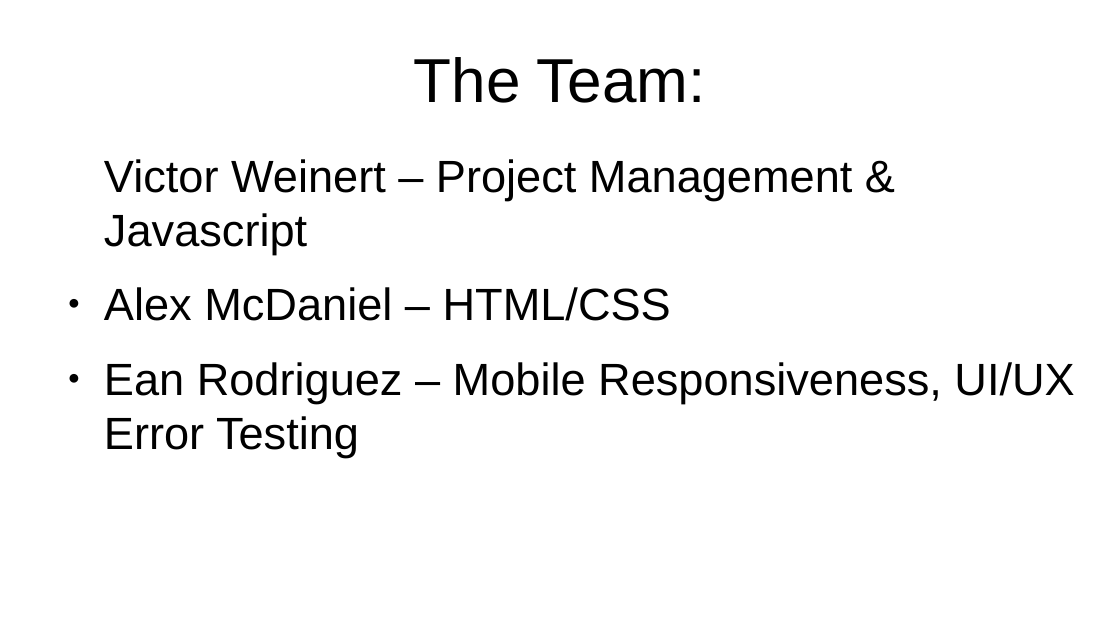
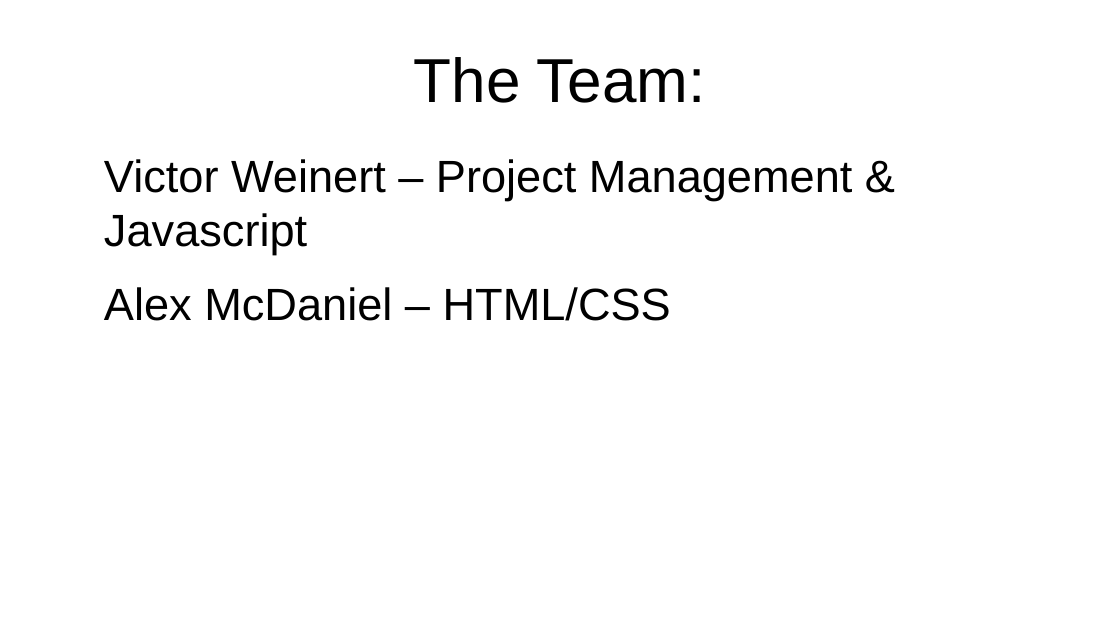
Before and after one commit to alexm1937/what-is-that-song, a slide deck: slide 6 of presentation.odp. Drawn at 1120x630 pixels with LibreOffice and Linux fonts; fonts in the diff are those of the drawing. Boxes give left, top, right and bottom in pixels: in the first picture for what was removed or moved away, otherwise in the second. Text is boxed around its words. In the diff, an @@ line names an element or a change of style, - is before the commit and + after.

```diff
--- a/presentation.odp
+++ b/presentation.odp
@@ text at (104, 362, 1074, 457): paragraph removed @@
-● Ean Rodriguez – Mobile Responsiveness, UI/UX Error Testing
```
Also in this commit, not shown: 1 other slide changed, 1 other file.
